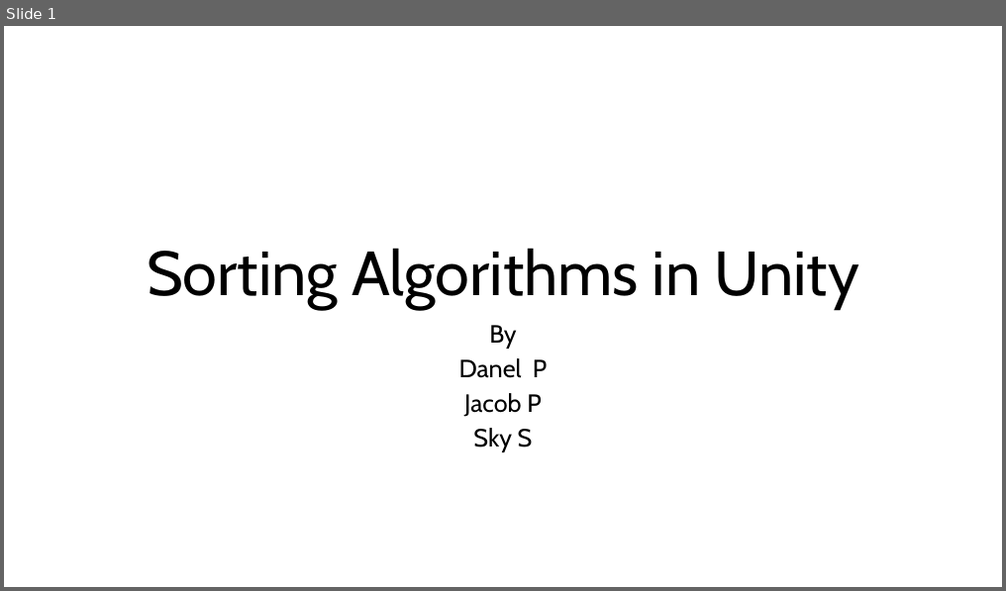
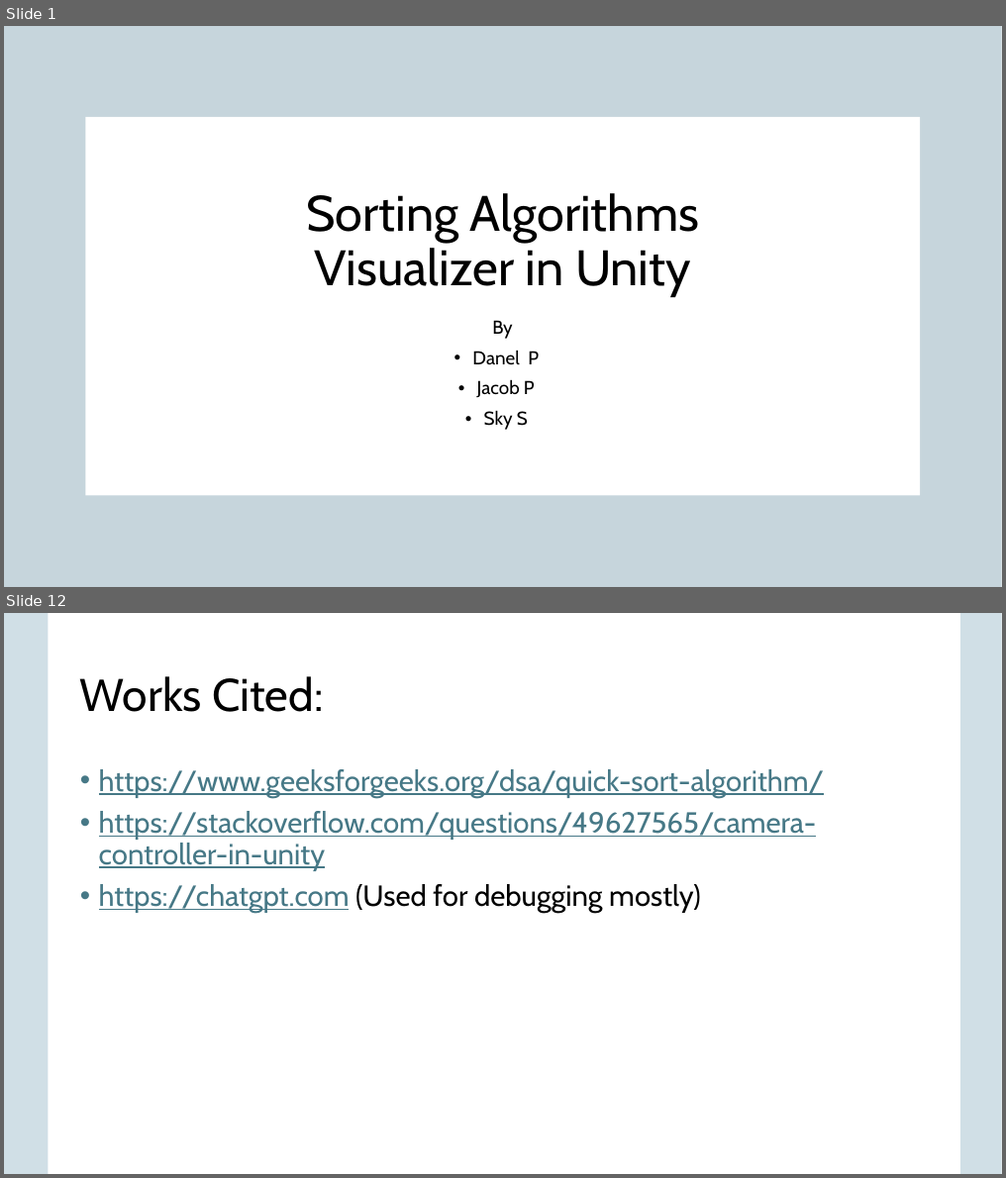
Before and after one commit to d-pratt22/CS315-Group-Project, a slide deck: CS315 Group Project.pptx. Shown one above the other, each under a label of ours: slide 1 before the commit, slides 1 and 12 after it; the slides between them are not shown. The pictures are 1006x591 and 1006x1178 pixels, drawn with LibreOffice and Linux fonts; fonts in the diff are those of the drawing; background and template pictures are left out. Boxes give left, top, right and bottom in pixels: in the first picture for what was removed or moved away, otherwise in the second. Text is boxed around its words. In the diff, an @@ line names an element or a change of style, - is before the commit and + after.

```diff
--- a/CS315 Group Project.pptx
+++ b/CS315 Group Project.pptx
@@ slide 12 added at (x1=4, y1=613, x2=1002, y2=1174), background #FFFFFF @@
@@ rectangle added at (x1=4, y1=613, x2=1002, y2=1174), fill #156082 at 20% opacity @@
@@ rectangle added at (x1=49, y1=613, x2=960, y2=1174), fill #FFFFFF @@
@@ title added at (x1=80, y1=676, x2=323, y2=712), 44 pt, text #000000 @@
+Works Cited:
@@ text added at (x1=99, y1=769, x2=824, y2=913), 28 pt, text #467886, underline @@
+• https://www.geeksforgeeks.org/dsa/quick-sort-algorithm/
+• https://stackoverflow.com/questions/49627565/camera-controller-in-unity
+• https://chatgpt.com (Used for debugging mostly)
@@ slide 1 changed as well @@
@@ rectangle added at (x1=4, y1=26, x2=1002, y2=587), fill #E8E8E8 at 50% opacity @@
@@ rectangle added at (x1=4, y1=26, x2=1002, y2=587), fill #156082 at 20% opacity @@
@@ rectangle added at (x1=85, y1=116, x2=921, y2=495), fill #FFFFFF @@
@@ title at (x1=306, y1=193, x2=700, y2=295): text changed; size 60 to 48 pt @@
-Sorting Algorithms in Unity
+Sorting Algorithms
+Visualizer in Unity
@@ subtitle "By" moved from (x1=459, y1=325, x2=547, y2=453) to (x1=472, y1=320, x2=539, y2=430) @@
@@ subtitle "By" at (x1=472, y1=320, x2=539, y2=430): size 24 to 18 pt; line spacing 0.8 to 0.9; bullet none to • @@
```
Also in this commit, not shown: 10 other slides added, 9 slides removed.
